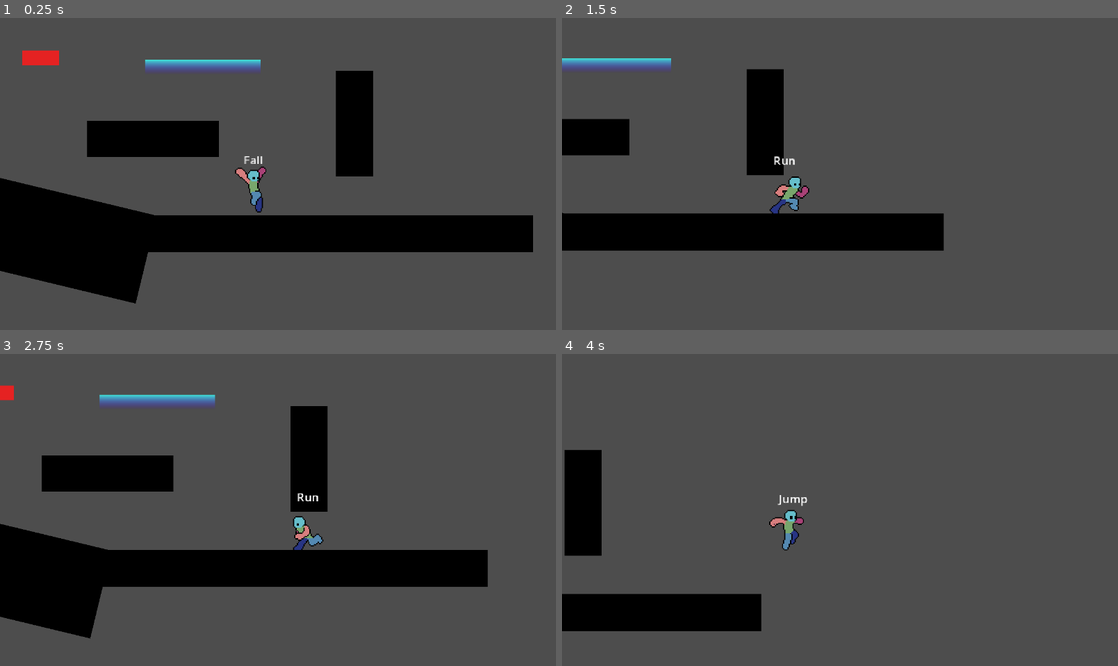
Above: before the commit, frames 1-4 (two rows, left to right).
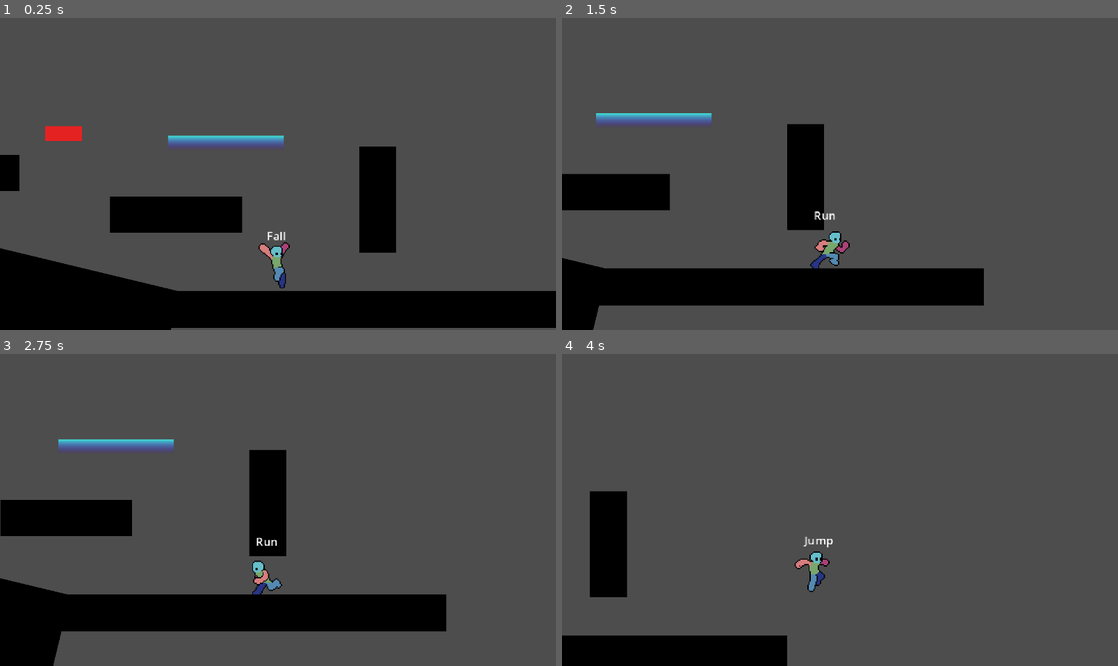
Above: after the commit, the same moments.

Repository: TianJunShi1/harry-forge
Game: Godot game, scene res://playground.tscn
Same seed, same stepped clock (60 frames per second), same inputs: the game is played once before the commit and once after it.
Inputs:
- Up to frame 1 (0.25 s): no input
- Up to frame 2 (1.5 s): hold D (right) from 0.53 s (still down); tap Shift (run) at 0.6, 1.35 s; tap Space (jump) at 0.77 s
- Up to frame 3 (2.75 s): tap Space (jump) at 1.52 s; release D (right) at 2.03 s; hold A (left) from 2.03 s (still down); tap Shift (run) at 2.1 s
- Up to frame 4 (4 s): release A (left) at 2.78 s; hold D (right) from 2.78 s (still down); tap Shift (run) at 2.85, 3.6 s; tap Space (jump) at 3.02, 3.77 s

The runs differ from the first frame. In frame 1, 34% of the frame differs, in the area x 0-100%, y 10-100%; in frame 2, 27%; in frame 3, 32%; in frame 4, 13%.

Commit message:
#4月23日 摄像机2

Diff:
--- a/Player/Scripts/player.gd
+++ b/Player/Scripts/player.gd
@@ -21,10 +21,7 @@
 var max_fall_speed : float = 600.0        # 最大下落速度（防止穿透平台）
 
 # --- 土狼时间 ---
-# 【修改】用计时器替代布尔标记，更稳定可靠
-# was_on_floor 布尔值在"走出边缘的瞬间"可能已经是 false，导致土狼跳失效
-# 改为在地面时持续重置计时器，离地后自然倒数，Fall 状态直接检查剩余时间
-var was_on_floor : bool = false       # 保留供其他状态参考，但土狼时间本身改用 coyote_timer
+# 在地面时持续重置计时器，离地后自然倒数，Fall 状态直接检查剩余时间
 var coyote_timer : float = 0.0        # 土狼时间倒计时，大于 0 表示仍在土狼时间窗口内
 var coyote_duration : float = 0.15    # 土狼时间窗口长度（秒）
 #endregion
@@ -35,21 +32,23 @@
 
 #region /// 🎬 Camera Variables (摄影机预视系统)
 @export_group("Camera Look Ahead")
-@export var look_ahead_distance_x: float = 50.0     # 水平看多远
-@export var horizontal_deadzone_speed: float = 90.0  # 水平死区阈值（速度大于此值才允许镜头掉头）
-@export var look_ahead_up: float = -15.0             # 跳跃/下落时往上看多少（负数向上）
-@export var look_ahead_down: float = 15.0            # 跳跃/下落时往下看多少（正数向下）
-@export var manual_look_up: float = -90.0            # 【新增】手动抬头时的独立偏移量（负数向上）
-@export var manual_look_down: float = 90.0           # 【新增】手动低头时的独立偏移量（正数向下）
-@export var camera_smooth_speed: float = 2.0         # 镜头跟随速度（lerp 权重基数）
-@export var vertical_smooth_speed: float = 2.0       # 【新增】垂直方向单独平滑速度，减缓跳跃时上下浮动
-@export var vertical_look_delay: float = 0.3         # 按住多久才开始抬头/低头 (例如 0.3秒)
+@export var look_ahead_distance_x: float = 50.0      # 水平看多远
+@export var horizontal_deadzone_speed: float = 90.0   # 水平死区阈值（速度大于此值才允许镜头掉头）
+@export var horizontal_return_speed: float = 2.0      # 【新增】停下后镜头回中的速度（越小越慢）
+@export var manual_look_up: float = -20.0             # 手动抬头时的独立偏移量（负数向上）
+@export var manual_look_down: float = 20.0            # 手动低头时的独立偏移量（正数向下）
+@export var camera_smooth_speed: float = 1.0          # 镜头整体跟随速度（lerp 权重基数）
+@export var vertical_smooth_speed: float = 3.0        # 垂直方向单独平滑速度，减缓跳跃时上下浮动
+@export var vertical_deadzone: float = 40.0           # 【新增】垂直软区大小（像素）。角色在此范围内时镜头不追
+@export var vertical_look_delay: float = 0.3          # 按住多久才开始抬头/低头
 
 @onready var camera_target: Marker2D = $CameraTarget
-var base_camera_position: Vector2  # 记录编辑器里 Marker2D 的初始位置
-var _last_facing_x: float = 1.0    # 记录角色最后的朝向（1向右，-1向左），用于防止镜头松手回弹
+var base_camera_position: Vector2       # 记录编辑器里 Marker2D 的初始位置
+var _last_facing_x: float = 0.0        # 【修改】初始值改为 0，停止时回中而非默认偏右
+var _facing_x_target: float = 0.0     # 【新增】水平朝向的目标值，用 lerp 平滑过渡而非瞬切
 var _vertical_look_timer: float = 0.0  # 垂直预视的蓄力计时器
-var _current_vertical_offset: float = 0.0  # 【新增】当前垂直偏移的平滑中间值
+var _current_vertical_offset: float = 0.0  # 当前垂直偏移的平滑中间值
+var _camera_anchor_y: float = 0.0     # 【新增】垂直软区的锚点，只有超出软区才更新
 #endregion
 
 @onready var states_node: Node = $states
@@ -60,6 +59,9 @@
 	if camera_target:
 		base_camera_position = camera_target.position
 
+	# 锚点用世界坐标初始化，和后续 player_y 保持同一坐标系
+	_camera_anchor_y = global_position.y
+
 	initialize_states()
 
 func _unhandled_input(event: InputEvent) -> void:
@@ -87,8 +89,7 @@
 
 	move_and_slide()
 
-	# 【修改】move_and_slide 之后更新辅助标记和土狼计时器
-	was_on_floor = is_on_floor()
+	# 【修改】move_and_slide 之后更新土狼计时器
 	if is_on_floor():
 		# 在地面时持续重置，保证土狼时间窗口从"离地那一刻"才开始倒数
 		coyote_timer = coyote_duration
@@ -128,40 +129,64 @@
 	# 以记录的基准位置为起点
 	var target_offset = base_camera_position
 
-	# 1. 水平预视 (带有死区与记忆)
+	# -----------------------------------------------
+	# 1. 水平预视（带死区、朝向记忆、停下回中）
+	# -----------------------------------------------
+	# 【逻辑说明】
+	# 原来：速度超阈值就记录朝向，然后永远保持那个方向的偏置
+	# 现在：速度超阈值时，把"目标朝向"设为当前方向（1或-1）
+	#       速度低于阈值时，目标朝向归零（回中）
+	#       用 lerp 平滑过渡，避免镜头瞬间切换
+	# 为什么这样做：停下来时镜头慢慢回中，给玩家更自然的构图感
+	# 追逐场景里一直跑，目标朝向始终是运动方向，前视效果完整保留
 	if abs(velocity.x) > horizontal_deadzone_speed:
-		_last_facing_x = sign(velocity.x)
+		_facing_x_target = sign(velocity.x)
+	else:
+		# 速度低于阈值，目标回中（0 = 居中，不偏任何一侧）
+		_facing_x_target = 0.0
+
+	# 用 lerp 平滑过渡朝向值，避免镜头"啪"地跳到另一侧
+	var t_facing := minf(horizontal_return_speed * delta, 1.0)
+	_last_facing_x = lerp(_last_facing_x, _facing_x_target, t_facing)
 	target_offset.x += _last_facing_x * look_ahead_distance_x
 
-	# 2. 垂直预视目标值计算
-	var target_vertical_offset: float = 0.0
-	if velocity.y < -10.0:
-		# 正在上升（跳跃中）
-		target_vertical_offset = look_ahead_up
-	elif velocity.y > 10.0:
-		# 正在下落
-		target_vertical_offset = look_ahead_down
-	elif is_on_floor():
-		# 在地面上时，使用独立的手动抬头/低头数值
+	# -----------------------------------------------
+	# 2. 垂直软区（Soft Zone）
+	# -----------------------------------------------
+	# 【修正】统一使用世界坐标
+	# player_y 和 _camera_anchor_y 都是世界坐标，差值 vertical_drift 就是像素偏移
+	# 可以安全叠加到 target_offset.y 上，坐标系完全一致
+	var player_y := global_position.y
+
+	if player_y < _camera_anchor_y - vertical_deadzone:
+		# 角色跑到软区上方，锚点跟上去
+		_camera_anchor_y = player_y + vertical_deadzone
+	elif player_y > _camera_anchor_y + vertical_deadzone:
+		# 角色跑到软区下方，锚点跟下去
+		_camera_anchor_y = player_y - vertical_deadzone
+
+	# drift = 角色当前位置超出锚点的量，软区内时为 0，超出时等于超出的像素数
+	var vertical_drift := player_y - _camera_anchor_y
+
+	# 3. 手动抬头/低头（在软区基础上叠加，保持现有功能）
+	var target_vertical_offset: float = vertical_drift
+	if is_on_floor():
 		if _vertical_look_timer >= vertical_look_delay:
 			if direction.y < -0.5:
-				# 按下 W/向上键，使用独立的 manual_look_up
-				target_vertical_offset = manual_look_up
+				target_vertical_offset += manual_look_up
 			elif direction.y > 0.5:
-				# 按下 S/向下键，使用独立的 manual_look_down
-				target_vertical_offset = manual_look_down
-
-	# 3. 【新增】垂直方向单独做平滑插值，避免跳跃时镜头上下浮动过于剧烈
+				target_vertical_offset += manual_look_down
+
+	# 4. 垂直方向平滑插值，避免锚点跳动时镜头硬切
 	var t_vertical := minf(vertical_smooth_speed * delta, 1.0)
 	_current_vertical_offset = lerp(_current_vertical_offset, target_vertical_offset, t_vertical)
 	target_offset.y += _current_vertical_offset
 
-	# 4. 避免目标没有变化时产生无意义的计算
+	# 5. 避免目标没有变化时产生无意义的计算
 	if camera_target.position.is_equal_approx(target_offset):
 		return
 
-	# 5. 水平方向用 camera_smooth_speed 平滑，垂直已在上方处理
-	# 【修改】clamp 权重上限为 1.0，防止掉帧时插值系数超过 1 导致镜头过冲
+	# 6. 整体平滑跟随
 	var t := minf(camera_smooth_speed * delta, 1.0)
 	camera_target.position = camera_target.position.lerp(target_offset, t)
 
--- a/Player/player.tscn
+++ b/Player/player.tscn
@@ -410,7 +410,7 @@
 collision_mask = 4
 
 [node name="CameraTarget" type="Marker2D" parent="." unique_id=1192185956]
-position = Vector2(0, -35)
+position = Vector2(0, -100)
 
 [node name="Camera2D" type="Camera2D" parent="CameraTarget" unique_id=31391260]
 position_smoothing_speed = 12.0
